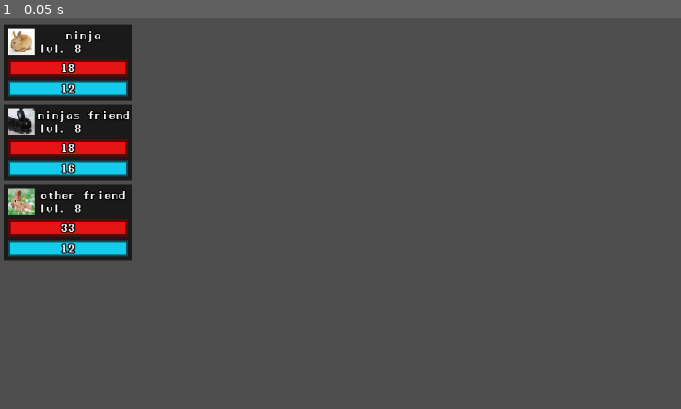
Above: before the commit, frame 1.
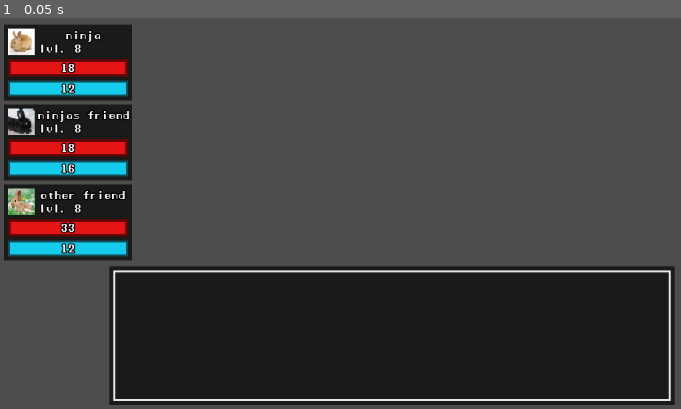
Above: after the commit, the same moment.

Repository: qwerty4u6/group-game
Game: Godot game, scene res://scenes/main.tscn
Two runs of this game, one before a commit and one after it. Both use one fixed random seed, a clock stepped at 60 frames per second and the inputs below.
Inputs:
- Up to frame 1 (0.05 s): no input

The runs differ from the first frame. In frame 1, 29% of the frame differs, in the area x 16-100%, y 63-99%.

Commit message:
added a new box

Diff:
--- a/scenes/battle.tscn
+++ b/scenes/battle.tscn
@@ -1,6 +1,15 @@
-[gd_scene load_steps=2 format=3 uid="uid://dqhi4pqqgstwj"]
+[gd_scene load_steps=4 format=3 uid="uid://dqhi4pqqgstwj"]
 
 [ext_resource type="Script" path="res://scenes/battle.gd" id="1_oa8rw"]
+[ext_resource type="StyleBox" uid="uid://df80uuyvx30ud" path="res://scenes/standard_panel.tres" id="2_oyk0a"]
+
+[sub_resource type="StyleBoxFlat" id="StyleBoxFlat_7vbk5"]
+bg_color = Color(0.101961, 0.101961, 0.101961, 1)
+border_width_left = 3
+border_width_top = 3
+border_width_right = 3
+border_width_bottom = 3
+border_color = Color(0.901961, 0.901961, 0.901961, 1)
 
 [node name="Battle" type="Control"]
 layout_mode = 3
@@ -10,3 +19,19 @@
 grow_horizontal = 2
 grow_vertical = 2
 script = ExtResource("1_oa8rw")
+
+[node name="Panel" type="Panel" parent="."]
+layout_mode = 0
+offset_left = 164.0
+offset_top = 586.0
+offset_right = 1012.0
+offset_bottom = 794.0
+theme_override_styles/panel = ExtResource("2_oyk0a")
+
+[node name="Panel" type="Panel" parent="Panel"]
+layout_mode = 0
+offset_left = 6.0
+offset_top = 6.0
+offset_right = 842.0
+offset_bottom = 202.0
+theme_override_styles/panel = SubResource("StyleBoxFlat_7vbk5")
--- a/scenes/char_stat_display.tscn
+++ b/scenes/char_stat_display.tscn
@@ -1,11 +1,9 @@
 [gd_scene load_steps=9 format=3 uid="uid://ckgui2apijnac"]
 
 [ext_resource type="Script" path="res://scenes/char_stat_display.gd" id="1_1g6ot"]
+[ext_resource type="StyleBox" uid="uid://df80uuyvx30ud" path="res://scenes/standard_panel.tres" id="1_essni"]
 [ext_resource type="FontFile" uid="uid://cc11lnvwh7ek2" path="res://assets/fonts/manaspace.ttf" id="2_hwgik"]
 [ext_resource type="Texture2D" uid="uid://dadylq3c81588" path="res://assets/sprites/placeholder 1.png" id="3_ponwi"]
-
-[sub_resource type="StyleBoxFlat" id="StyleBoxFlat_lcy4j"]
-bg_color = Color(0.101961, 0.101961, 0.101961, 1)
 
 [sub_resource type="StyleBoxFlat" id="StyleBoxFlat_wnmkl"]
 bg_color = Color(0.388235, 0.027451, 0.027451, 1)
@@ -32,7 +30,7 @@
 [node name="CharStatDisplay" type="Panel"]
 offset_right = 192.0
 offset_bottom = 114.0
-theme_override_styles/panel = SubResource("StyleBoxFlat_lcy4j")
+theme_override_styles/panel = ExtResource("1_essni")
 script = ExtResource("1_1g6ot")
 
 [node name="NameLabel" type="Label" parent="."]
--- /dev/null
+++ b/scenes/standard_panel.tres
@@ -0,0 +1,4 @@
+[gd_resource type="StyleBoxFlat" format=3 uid="uid://df80uuyvx30ud"]
+
+[resource]
+bg_color = Color(0.101961, 0.101961, 0.101961, 1)
